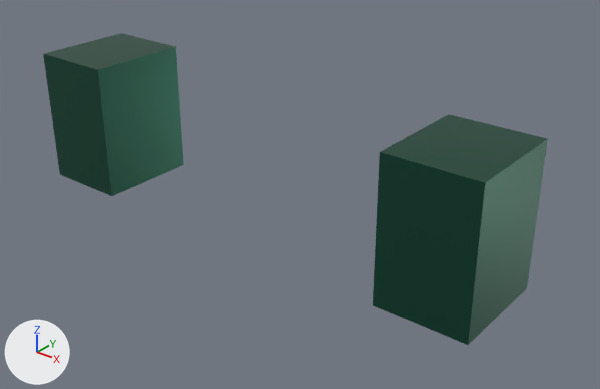
What one commit did to the glTF model src/client/dev_viewer/models/modular_heroes/elf_gloves_base.glb.
One viewpoint serves both versions: a 50 mm camera at (0.873, -0.987, 0.571) aimed at (0.067, 0.021, -0.054). The axes (+X, +Y, +Z) are drawn at lower left. The lights are the same throughout. The older version comes first. Where no turn or scale is listed for an object, it has been applied to the vertices. Vertices at exactly the same position are counted once.

The first picture shows 'gauntlet_-1', 'gauntlet_1'.
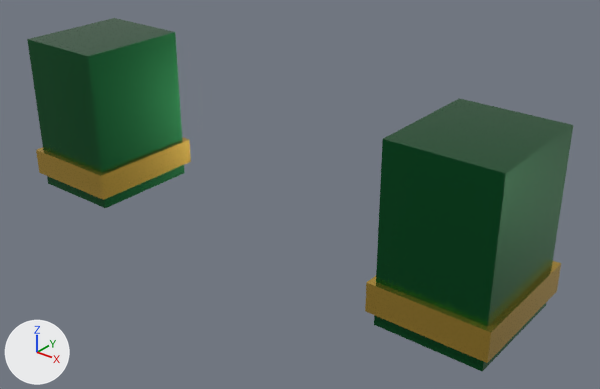
What the commit changed:
Material 'Material_0' (mat_material_0) changes colour from dark green #215846 to dark green #166534; in linear values from (0.0152, 0.0976, 0.0612) to (0.00802, 0.13, 0.0343).
In material 'Material_0' (mat_material_0), roughness goes from 0.38 to 0.24.
Material 'Material_1' (mat_material_1) is new.
Its base color is (0.738, 0.474, 0.0802) (yellow #dfb750).
Its metallic is 0.92.
Its roughness is 0.18.
me_mesh_0 is used by ob_gauntlet__1; location (-0.38, 0.0, 0.0).
me_mesh_0 had 8 vertices, 12 faces and spanned x -0.08..0.08, y -0.095..0.095, z -0.125..0.125.
me_mesh_0 now has 8 vertices, 12 faces and spans x -0.09..0.09, y -0.105..0.105, z -0.15..0.15.
me_mesh_0 part 1: the whole mesh is scaled about its middle by (1.13, 1.11, 1.2).
me_mesh_1 is used by ob_gauntlet_1; location (0.38, 0.0, 0.0).
me_mesh_1 had 8 vertices, 12 faces and spanned x -0.08..0.08, y -0.095..0.095, z -0.125..0.125.
me_mesh_1 now has 8 vertices, 12 faces and spans x -0.09..0.09, y -0.105..0.105, z -0.15..0.15.
me_mesh_1 part 2: the whole mesh is scaled about its middle by (1.13, 1.11, 1.2).
Mesh me_mesh_3 is new.
It is a box spanning x -0.1..0.1, y -0.115..0.115, z -0.025..0.025.
It uses material mat_material_1 (yellow #dfb750).
Object 'gauntlet_-1' (ob_gauntlet__1) moves from (-0.38, 0.0, 0.0) to (-0.4, 0.0, 0.0).
Object 'gauntlet_1' (ob_gauntlet_1) moves from (0.38, 0.0, 0.0) to (0.4, 0.0, 0.0).
Object 'gauntlet_cuff_1' (ob_gauntlet_cuff_1) is new; it shows me_mesh_3.
Its location is (0.4, 0.0, -0.1).
Object 'gauntlet_cuff_-1' (ob_gauntlet_cuff__1) is new; it shows a copy of me_mesh_3.
Its location is (-0.4, 0.0, -0.1).

Location of each change, (x1, y1, x2, y2) in pixels of the pictures (600 x 389 px):
'gauntlet_1', recoloured, surface changed, moved, rescaled (14% wider, 19% taller)
    before: (373, 114, 548, 345)
    after: (374, 98, 573, 372)
'gauntlet_-1', recoloured, surface changed, moved, rescaled (12% wider, 16% taller)
    before: (43, 33, 184, 196)
    after: (27, 18, 185, 208)
'gauntlet_cuff_1', added
    after: (365, 261, 561, 363)
'gauntlet_cuff_-1', added (yellow)
    after: (36, 137, 191, 200)
